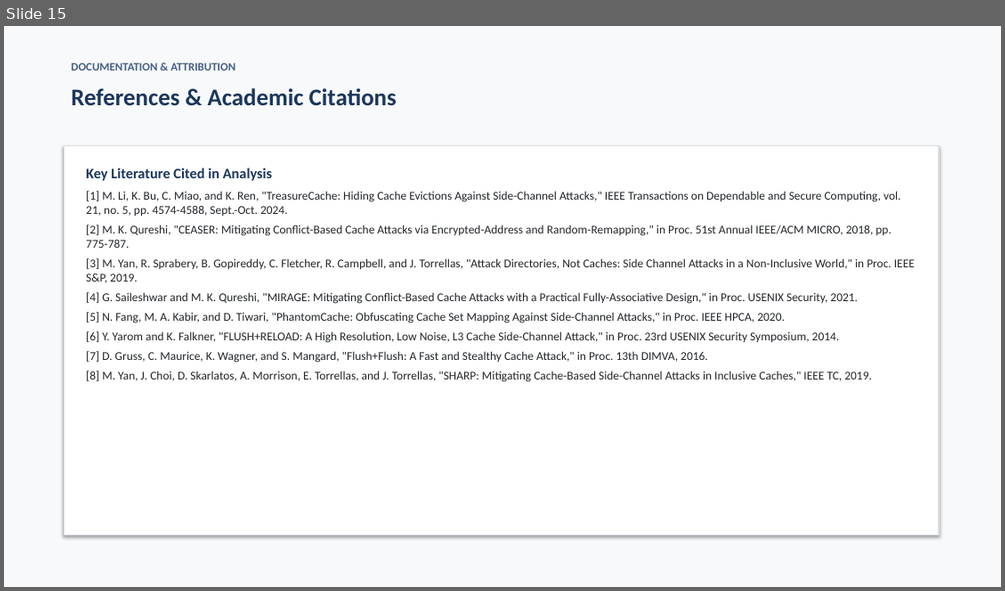
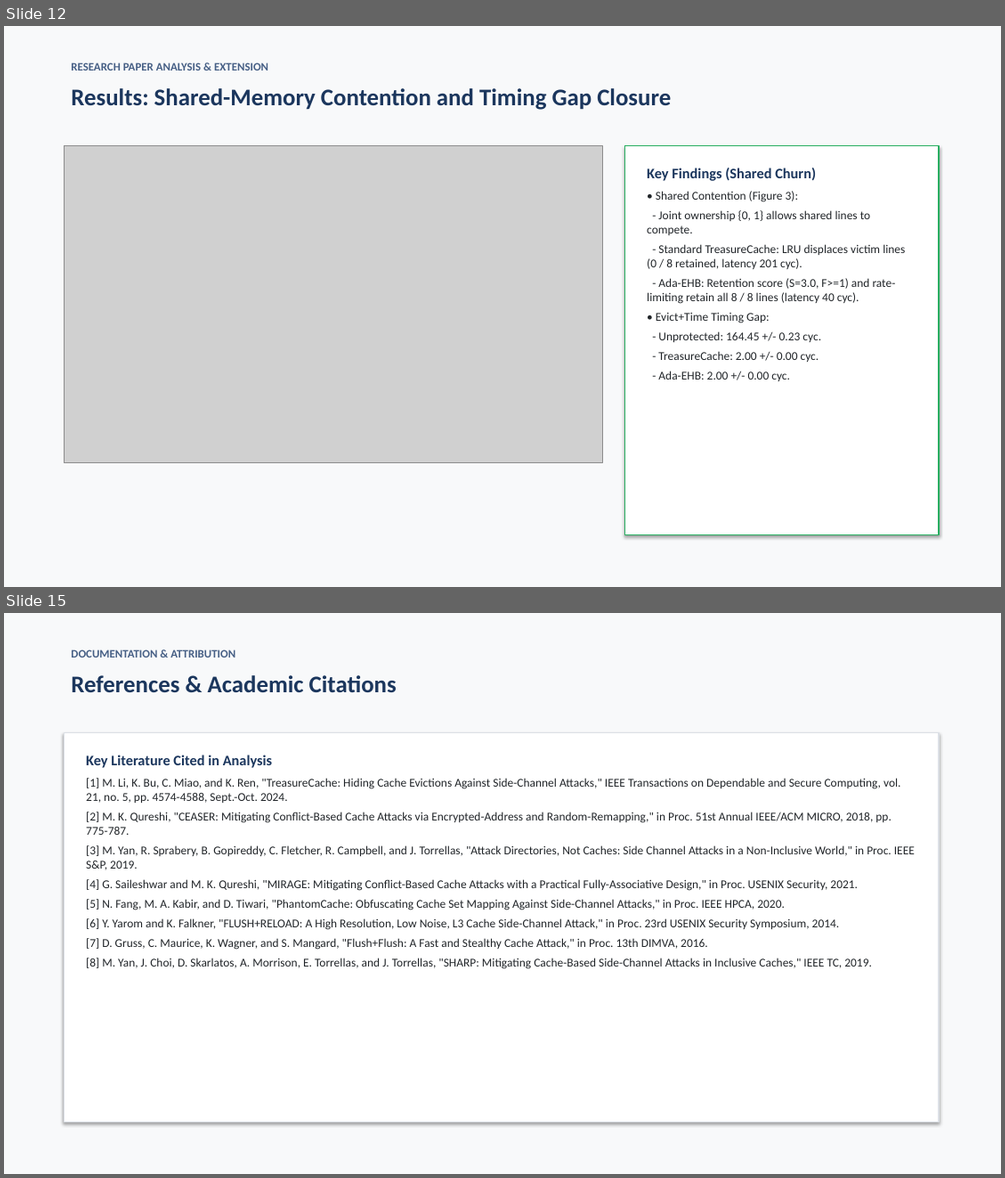
Before and after one commit to Sripadh16/IS-project, a slide deck: TreasureCache_Presentation.pptx. Shown one above the other, each under a label of ours: slide 15 before the commit, slides 12 and 15 after it; the slides between them are not shown. The pictures are 1005x591 and 1005x1178 pixels, drawn with LibreOffice and Linux fonts; fonts in the diff are those of the drawing; grey boxes stand for pictures. Boxes give left, top, right and bottom in pixels: in the first picture for what was removed or moved away, otherwise in the second. Text is boxed around its words. In the diff, an @@ line names an element or a change of style, - is before the commit and + after.

```diff
--- a/TreasureCache_Presentation.pptx
+++ b/TreasureCache_Presentation.pptx
@@ slide 12 added at bbox=[4, 26, 1001, 587], background #F8F9FA @@
@@ text added at bbox=[71, 62, 268, 70], 11 pt, text #465F85, bold @@
+RESEARCH PAPER ANALYSIS & EXTENSION
@@ text added at bbox=[71, 88, 671, 110], 23 pt, text #1B365D, bold @@
+Results: Shared-Memory Contention and Timing Gap Closure
@@ picture added at bbox=[64, 145, 602, 463] @@
@@ rectangle added at bbox=[624, 145, 938, 534], fill #FFFFFF, outline #27AE60 1 pt @@
@@ text added at bbox=[647, 168, 905, 381], 11.5 pt, text #212529 @@
+Key Findings (Shared Churn)
+• Shared Contention (Figure 3):
+- Joint ownership {0, 1} allows shared lines to compete.
+- Standard TreasureCache: LRU displaces victim lines (0 / 8 retained, latency 201 cyc).
+- Ada-EHB: Retention score (S=3.0, F>=1) and rate-limiting retain all 8 / 8 lines (latency 40 cyc).
+• Evict+Time Timing Gap:
+- Unprotected: 164.45 +/- 0.23 cyc.
+- TreasureCache: 2.00 +/- 0.00 cyc.
+- Ada-EHB: 2.00 +/- 0.00 cyc.
```
Also in this commit, not shown: 6 slides changed, 1 other slide added, 2 slides removed, 11 other files.
